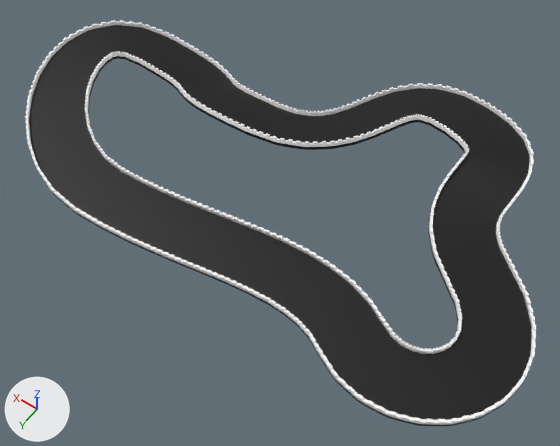
An edit to the Blender file files/models/track.blend, drawn before and after from the same camera.
One viewpoint serves both versions: a 50 mm camera at (-71.3, 99.8, 179.2) aimed at (15.1, -21.2, -10.9). The axes (+X, +Y, +Z) are drawn at lower left. The lights are the same throughout.

Objects in the first picture: 'TrackMesh'.
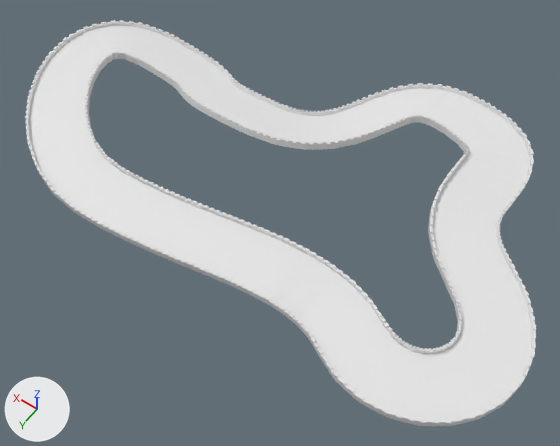
What differs and where, as boxes [x1, y1, x2, y2] in the pictures (560 x 446 px):
'TrackMesh', recoloured (black to white): [25, 20, 536, 426] in both
'Plane.003', added: after [292, 305, 302, 314]
'Plane.004', added: after [301, 295, 311, 303]
'Plane.005', added: after [309, 285, 318, 293]
'Plane.007', added: after [273, 291, 282, 299]
'Plane', added: after [280, 282, 290, 290]
'Plane.006', added: after [317, 275, 326, 282]
'Plane.001', added: after [289, 272, 298, 280]
'Plane.002', added: after [298, 261, 307, 269]

The change, as a diff of the scene's bpy script:
```diff
--- a/files/models/track.blend.py
+++ b/files/models/track.blend.py
@@ me_cube_collide @@
 me_cube_collide.from_pydata(...)  # 40 vertices, 38 faces; spans x -1.0..1.0, y -10.0..10.0, z -1.0..1.5
-me_cube_collide.materials.append(mat_material)  # picture img_track
@@ me_plane_kart_spawner_008 @@
+me_plane_kart_spawner_008.from_pydata([(-4.75, 5.36, 0.0), (-2.75, 5.36, 0.0), (-4.75, 7.36, 0.0), (-2.75, 7.36, 0.0)], [], [(0, 1, 3, 2)])
@@ me_plane_kart_spawner_007 @@
+me_plane_kart_spawner_007.from_pydata([(-11.75, -5.89, 0.39), (-9.75, -5.89, 0.39), (-11.75, -3.89, 0.39), (-9.75, -3.89, 0.39)], [], [(0, 1, 3, 2)])
@@ me_plane_kart_spawner_006 @@
+me_plane_kart_spawner_006.from_pydata([(-11.75, -1.89, 0.17), (-9.75, -1.89, 0.17), (-11.75, 0.11, 0.17), (-9.75, 0.11, 0.17)], [], [(0, 1, 3, 2)])
@@ me_plane_kart_spawner_005 @@
+me_plane_kart_spawner_005.from_pydata([(-11.75, 2.11, 0.0), (-9.75, 2.11, 0.0), (-11.75, 4.11, 0.0), (-9.75, 4.11, 0.0)], [], [(0, 1, 3, 2)])
@@ me_plane_kart_spawner_004 @@
+me_plane_kart_spawner_004.from_pydata([(-11.75, 6.11, 0.0), (-9.75, 6.11, 0.0), (-11.75, 8.11, 0.0), (-9.75, 8.11, 0.0)], [], [(0, 1, 3, 2)])
@@ me_plane_kart_spawner_003 @@
+me_plane_kart_spawner_003.from_pydata([(-4.75, -6.53, 0.25), (-2.75, -6.53, 0.25), (-4.75, -4.53, 0.25), (-2.75, -4.53, 0.25)], [], [(0, 1, 3, 2)])
@@ me_plane_kart_spawner_002 @@
+me_plane_kart_spawner_002.from_pydata([(-4.75, -2.2, 0.22), (-2.75, -2.2, 0.22), (-4.75, -0.2, 0.22), (-2.75, -0.2, 0.22)], [], [(0, 1, 3, 2)])
@@ me_plane_kart_spawner_001 @@
+me_plane_kart_spawner_001.from_pydata([(-4.75, 1.97, 0.0), (-2.75, 1.97, 0.0), (-4.75, 3.97, 0.0), (-2.75, 3.97, 0.0)], [], [(0, 1, 3, 2)])
@@ ob_plane_007 @@
+ob_plane_007 = bpy.data.objects.new('Plane.007', me_plane_kart_spawner_008)
+ob_plane_007.location = (0.0, 0.0, 0.0)
@@ ob_plane_006 @@
+ob_plane_006 = bpy.data.objects.new('Plane.006', me_plane_kart_spawner_007)
+ob_plane_006.location = (0.0, 0.0, 0.0)
@@ ob_plane_005 @@
+ob_plane_005 = bpy.data.objects.new('Plane.005', me_plane_kart_spawner_006)
+ob_plane_005.location = (0.0, 0.0, 0.0)
@@ ob_plane_004 @@
+ob_plane_004 = bpy.data.objects.new('Plane.004', me_plane_kart_spawner_005)
+ob_plane_004.location = (0.0, 0.0, 0.0)
@@ ob_plane_003 @@
+ob_plane_003 = bpy.data.objects.new('Plane.003', me_plane_kart_spawner_004)
+ob_plane_003.location = (0.0, 0.0, 0.0)
@@ ob_plane_002 @@
+ob_plane_002 = bpy.data.objects.new('Plane.002', me_plane_kart_spawner_003)
+ob_plane_002.location = (0.0, 0.0, 0.0)
@@ ob_plane_001 @@
+ob_plane_001 = bpy.data.objects.new('Plane.001', me_plane_kart_spawner_002)
+ob_plane_001.location = (0.0, 0.0, 0.0)
@@ ob_plane @@
+ob_plane = bpy.data.objects.new('Plane', me_plane_kart_spawner_001)
+ob_plane.location = (0.0, 0.0, 0.0)
```
